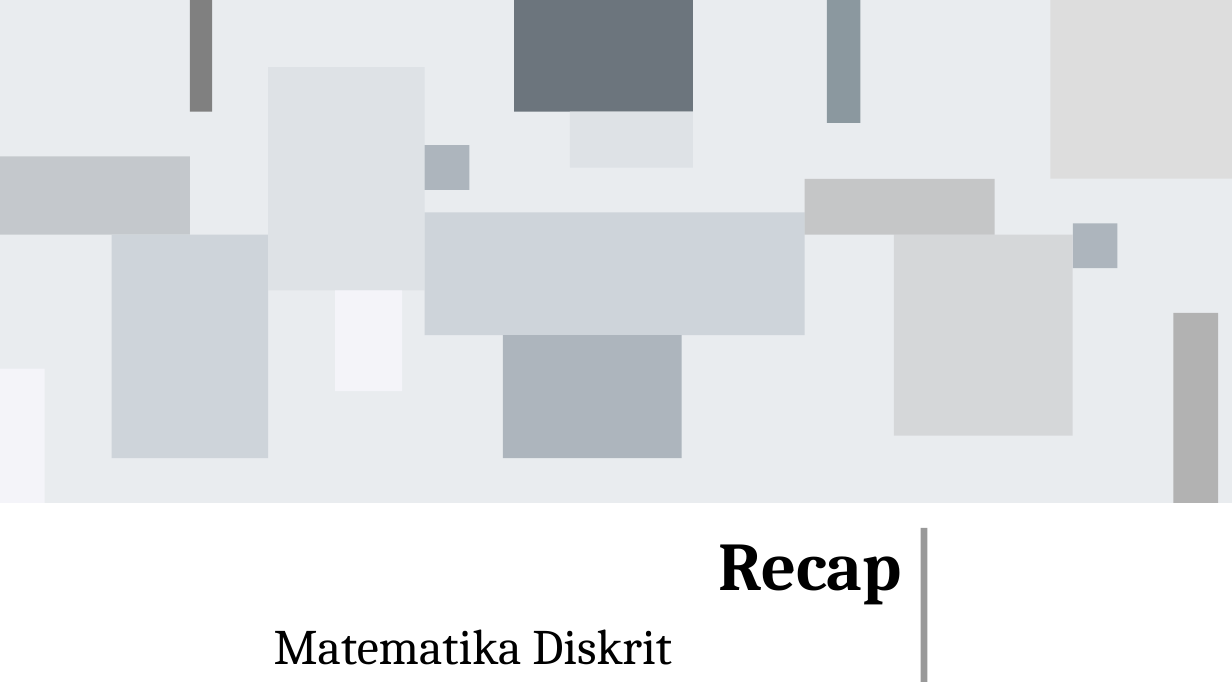
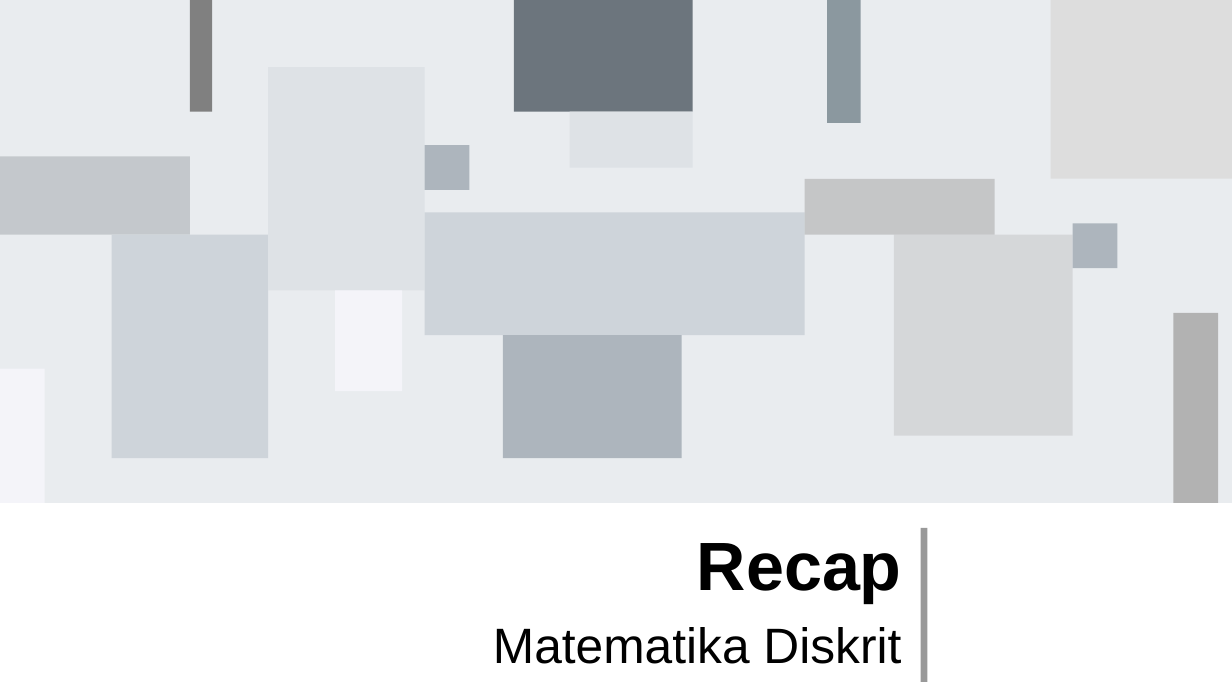
Before and after one commit to jendralhxr/metnummatdis, a slide deck: slide 1 of matdis-recap.odp. Drawn at 1232x693 pixels with LibreOffice and Linux fonts; fonts in the diff are those of the drawing. Boxes give left, top, right and bottom in pixels: in the first picture for what was removed or moved away, otherwise in the second. Text is boxed around its words. In the diff, an @@ line names an element or a change of style, - is before the commit and + after.

```diff
--- a/matdis-recap.odp
+++ b/matdis-recap.odp
@@ title "Recap" at (697, 543, 902, 603): font Cambria to Arial @@
@@ title "Matematika Diskrit" at (493, 627, 901, 664): font Cambria to Arial @@
```
Also in this commit, not shown: 4 other slides changed, 1 other file.
